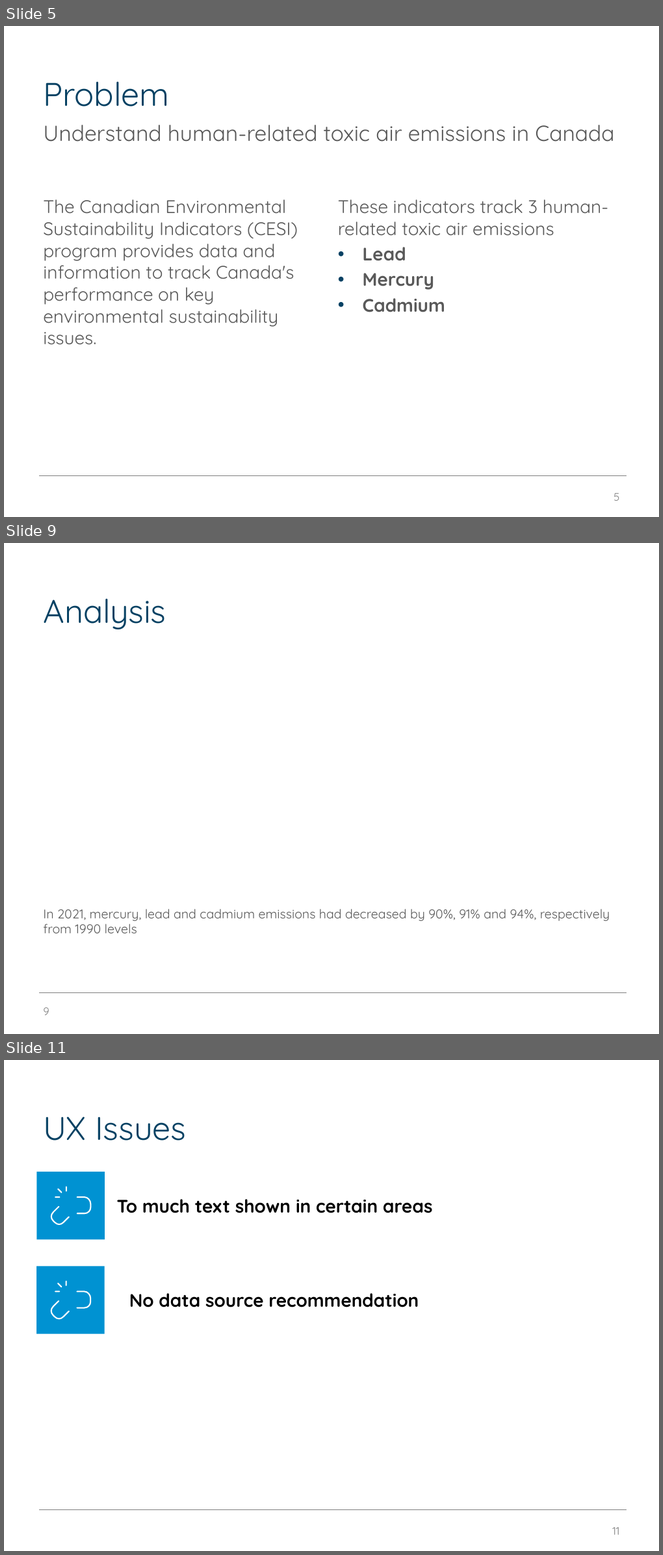
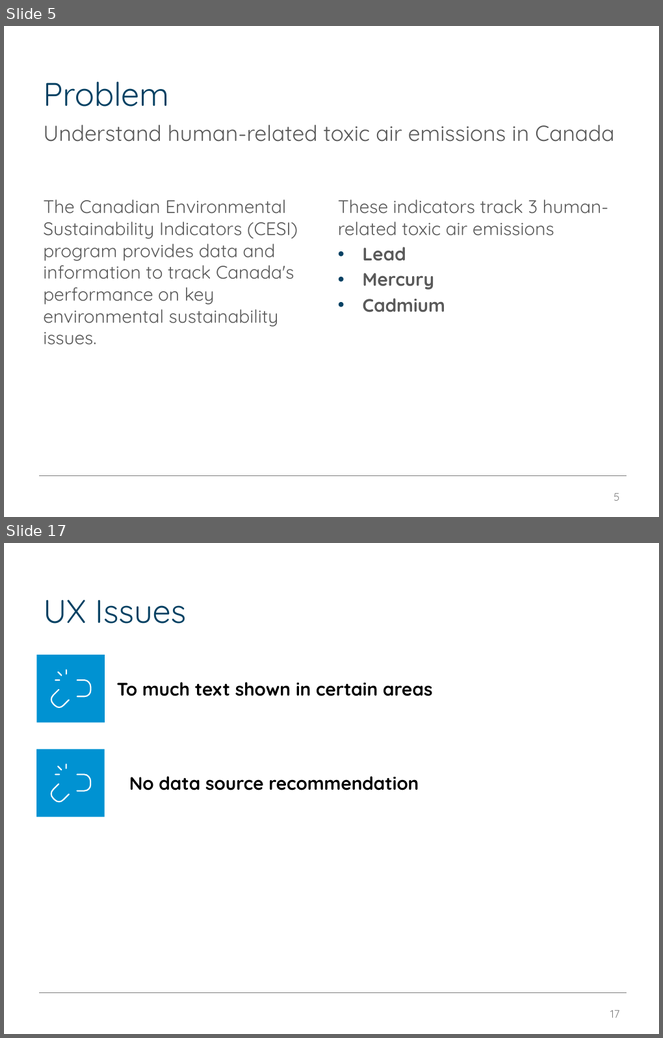
Before and after one commit to edimaudo/hackathon_coding_challenges, a slide deck: open_data_platform_hackathon/osdp_deck.pptx. Shown one above the other, each under a label of ours: slides 5, 9 and 11 before the commit, slides 5 and 17 after it; the slides between them are not shown. The pictures are 663x1555 and 663x1038 pixels, drawn with LibreOffice and Linux fonts; fonts in the diff are those of the drawing; background and template pictures are left out. Boxes give left, top, right and bottom in pixels: in the first picture for what was removed or moved away, otherwise in the second. Text is boxed around its words. In the diff, an @@ line names an element or a change of style, - is before the commit and + after.

```diff
--- a/open_data_platform_hackathon/osdp_deck.pptx
+++ b/open_data_platform_hackathon/osdp_deck.pptx
@@ slide 9 removed at bbox=[4, 543, 659, 1034], background #FFFFFF; not listed: 1 template element that a slide beside it also shows @@
@@ title removed at bbox=[43, 598, 166, 629] @@
-Analysis
@@ text removed at bbox=[43, 909, 610, 934] @@
-In 2021, mercury, lead and cadmium emissions had decreased by 90%, 91% and 94%, respectively from 1990 levels
@@ page number removed at bbox=[43, 1008, 49, 1016] @@
-9
@@ what was slide 11 is now slide 17 @@
@@ page number at bbox=[610, 1010, 620, 1018]: text changed @@
-11
+17
```
Also in this commit, not shown: 5 slides changed, 8 slides added, 1 other slide removed.
